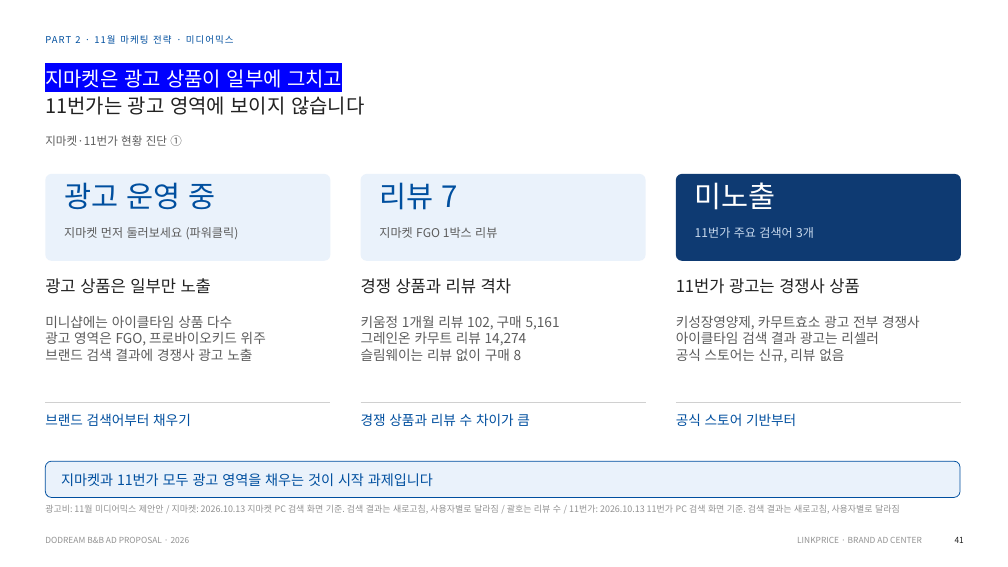
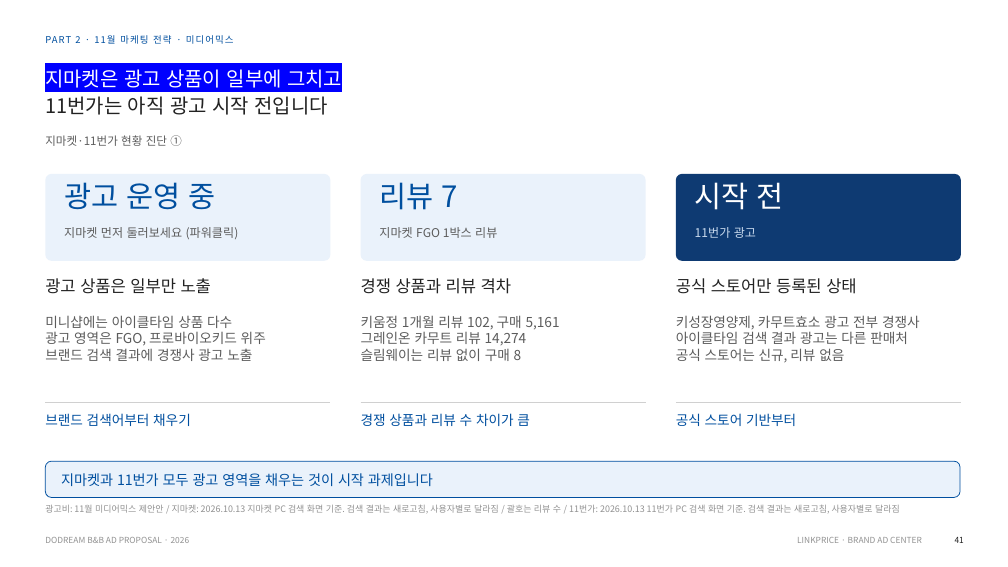
Before and after one commit to sonnet24/mypage, a slide deck: slide 8 of 쿠팡_오픈마켓_11월_261013_취합본.pptx. Drawn at 1008x567 pixels with LibreOffice and Linux fonts; fonts in the diff are those of the drawing. Boxes give left, top, right and bottom in pixels: in the first picture for what was removed or moved away, otherwise in the second. Text is boxed around its words. In the diff, an @@ line names an element or a change of style, - is before the commit and + after.

```diff
--- a/쿠팡_오픈마켓_11월_261013_취합본.pptx
+++ b/쿠팡_오픈마켓_11월_261013_취합본.pptx
@@ text at (45, 96, 328, 115): text changed @@
-11번가는 광고 영역에 보이지 않습니다
+11번가는 아직 광고 시작 전입니다
@@ text at (695, 182, 784, 210): text changed @@
-미노출
+시작 전
@@ text at (695, 227, 756, 238): text changed @@
-11번가 주요 검색어 3개
+11번가 광고
@@ text at (676, 278, 856, 294): text changed @@
-11번가 광고는 경쟁사 상품
+공식 스토어만 등록된 상태
@@ text at (676, 331, 908, 344): text changed @@
-아이클타임 검색 결과 광고는 리셀러
+아이클타임 검색 결과 광고는 다른 판매처
```
Also in this commit, not shown: 1 other slide changed.
